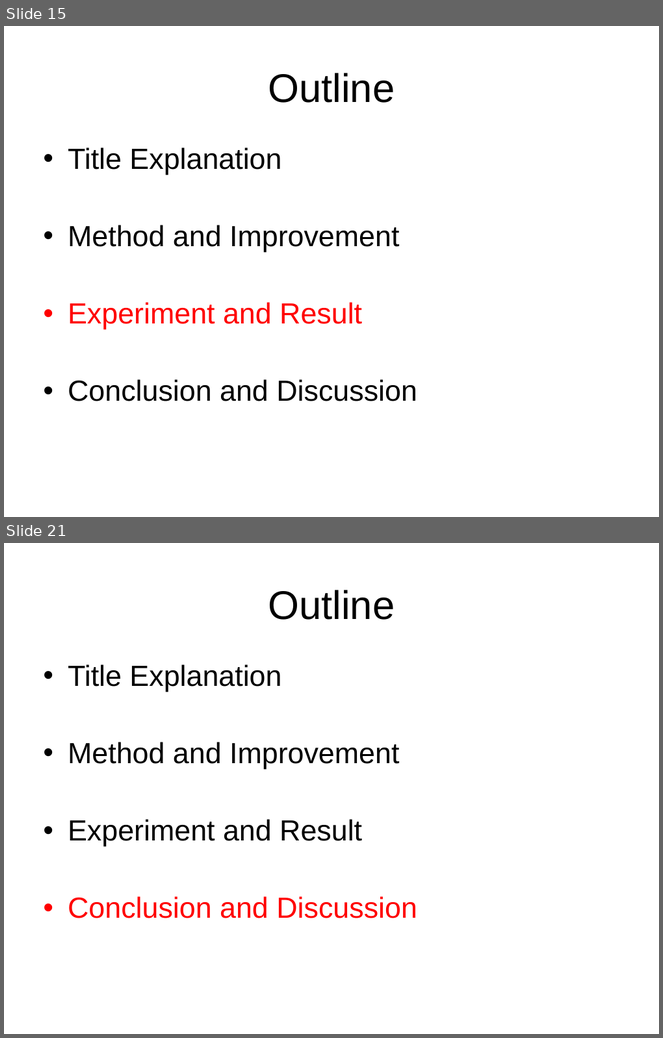
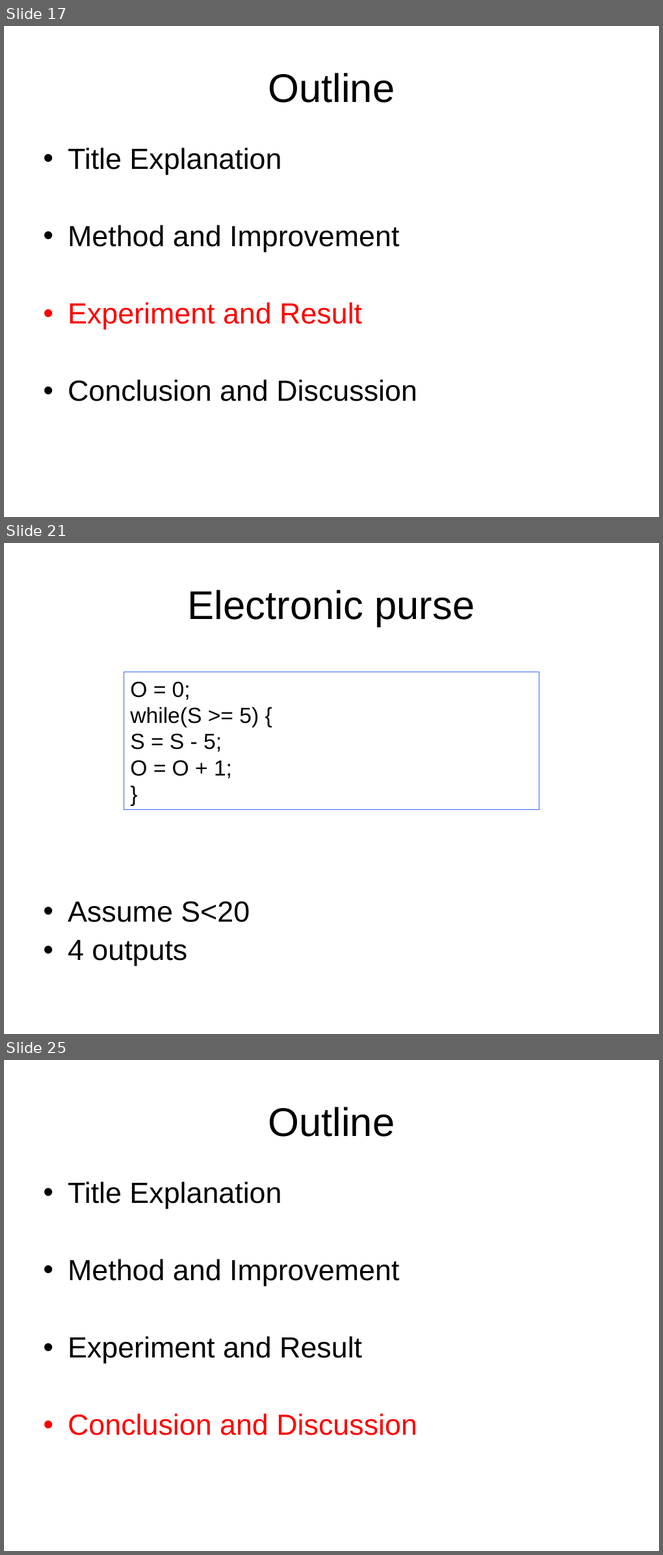
Before and after one commit to chenjiia/Thesis, a slide deck: thesis_presentation/presentation.ppt. Shown one above the other, each under a label of ours: slides 15 and 21 before the commit, slides 17, 21 and 25 after it; the slides between them are not shown. The pictures are 663x1038 and 663x1555 pixels, drawn with LibreOffice and Linux fonts; fonts in the diff are those of the drawing. Boxes give left, top, right and bottom in pixels: in the first picture for what was removed or moved away, otherwise in the second. Text is boxed around its words. In the diff, an @@ line names an element or a change of style, - is before the commit and + after.

```diff
--- a/thesis_presentation/presentation.ppt
+++ b/thesis_presentation/presentation.ppt
@@ slide 21 added at (4,543,659,1034), background #FFFFFF @@
@@ title added at (188,590,475,627), 44 pt, text #000000 @@
+Electronic purse
@@ rectangle added at (124,672,540,809), outline #3366FF 0.74 pt, 24 pt, text #000000 @@
+O = 0;
+while(S >= 5) {
+S = S - 5;
+O = O + 1;
+}
@@ text added at (68,901,250,966), 32 pt, text #000000 @@
+• Assume S<20
+• 4 outputs
@@ what was slide 15 is now slide 17 @@
@@ what was slide 21 is now slide 25 @@
```
Also in this commit, not shown: 3 slides changed, 9 other slides added, 4 slides removed, 3 other files.
